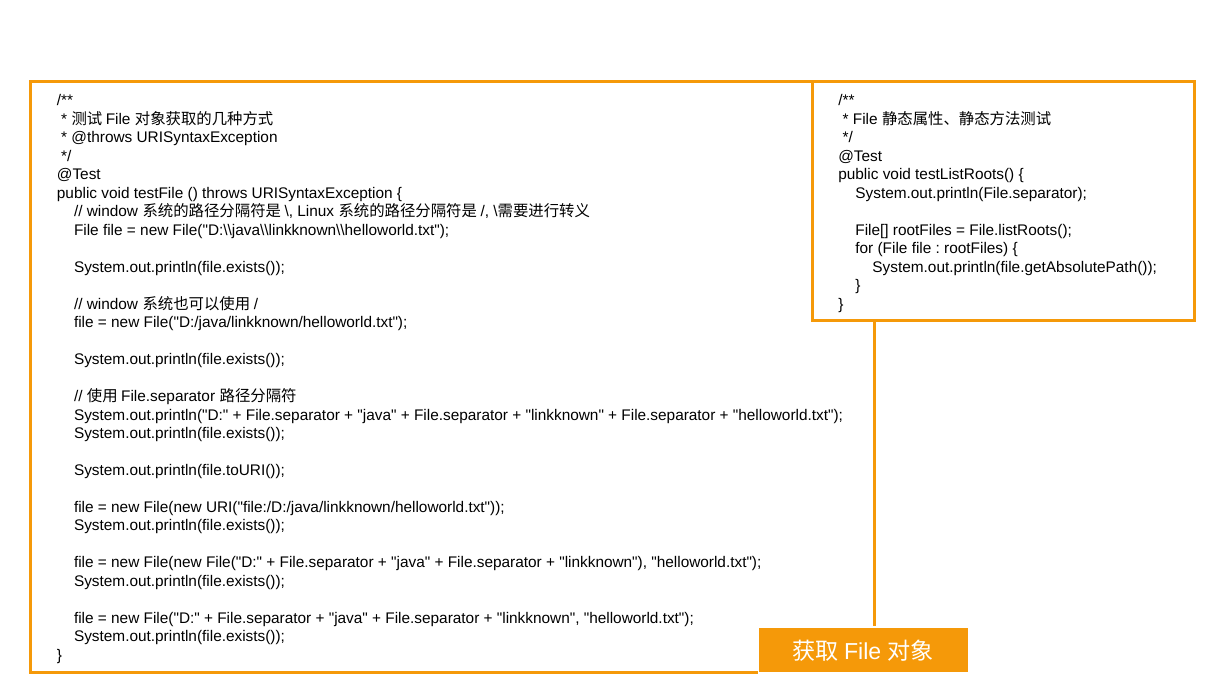
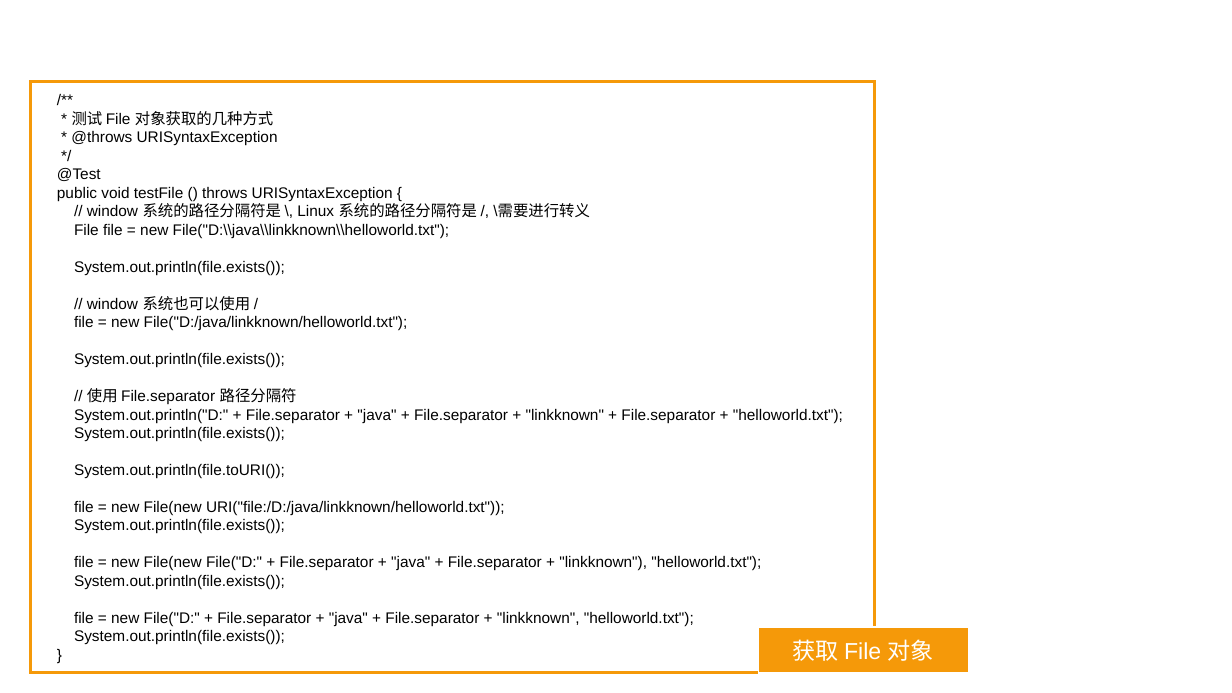
Before and after one commit to linkknown/PPT, a slide deck: slide 7 of 基础PPT/JavaSE进阶第三版/第6章：Java IO基础.pptx. Drawn at 1232x693 pixels with LibreOffice and Linux fonts; fonts in the diff are those of the drawing; background and template pictures are left out. Boxes give left, top, right and bottom in pixels: in the first picture for what was removed or moved away, otherwise in the second. Text is boxed around its words. In the diff, an @@ line names an element or a change of style, - is before the commit and + after.

```diff
--- a/基础PPT/JavaSE进阶第三版/第6章：Java IO基础.pptx
+++ b/基础PPT/JavaSE进阶第三版/第6章：Java IO基础.pptx
@@ rectangle removed at (x1=812, y1=82, x2=1195, y2=321) @@
-/**
-* File 静态属性、静态方法测试
-*/
-@Test
-public void testListRoots() {
-System.out.println(File.separator);
-File[] rootFiles = File.listRoots();
-for (File file : rootFiles) {
-System.out.println(file.getAbsolutePath());
-}
-}
```
Also in this commit, not shown: 12 other slides changed, 2 slides added, 1 slide removed, 12 other files.
